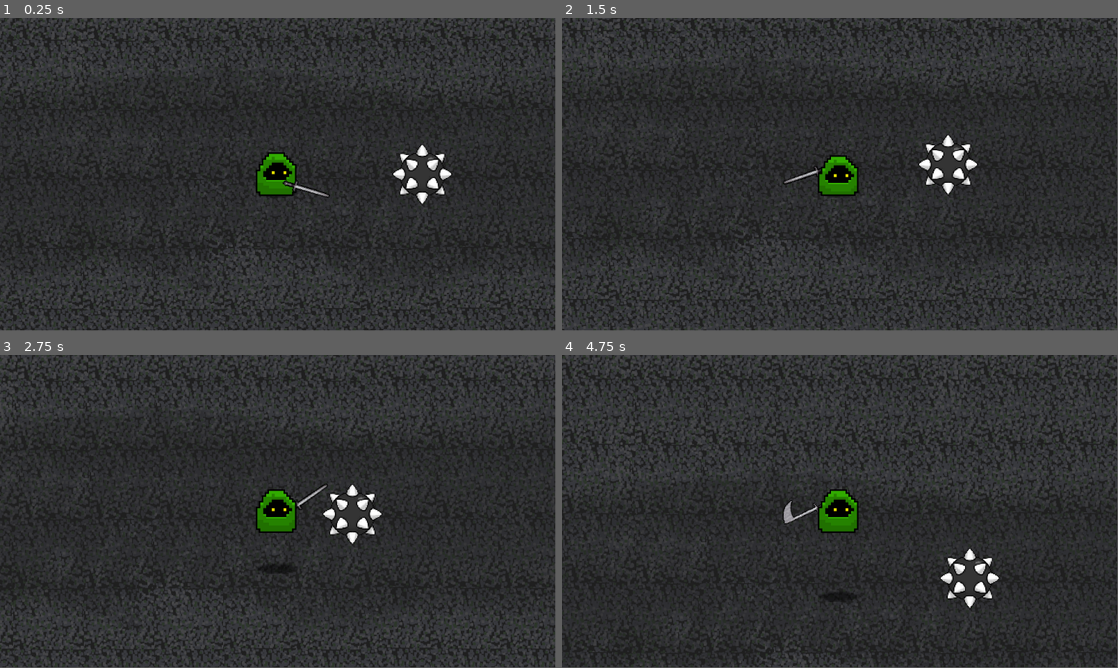
Above: before the commit, frames 1-4 (two rows, left to right).
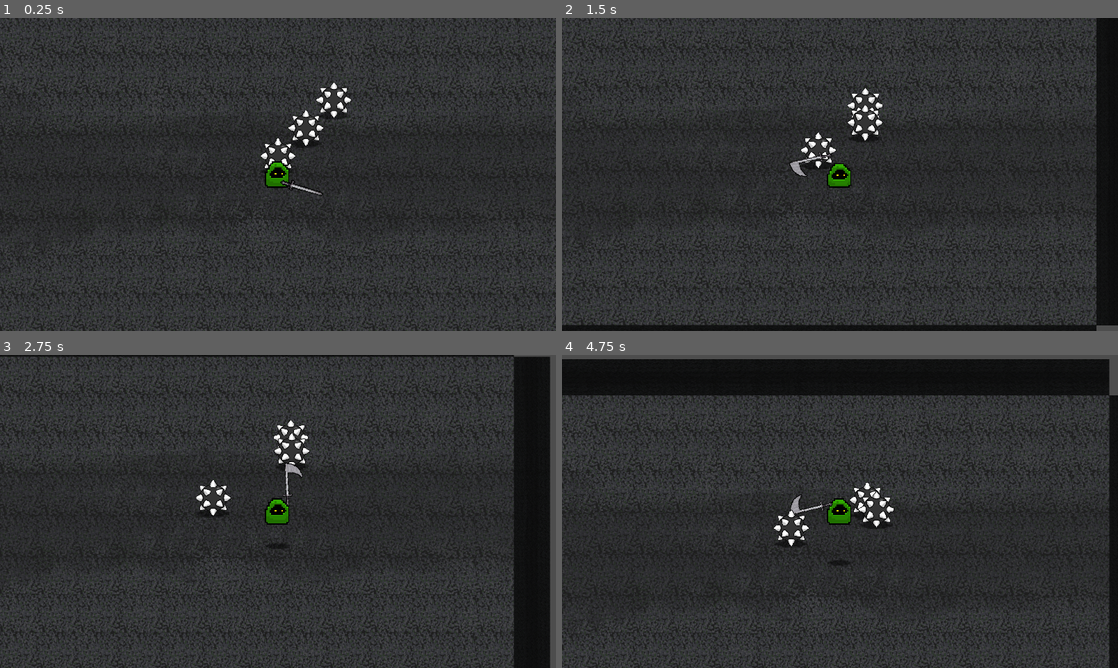
Above: after the commit, the same moments.

Repository: Deltunes/MSU-Game-Jam-2025
Game: Godot game, scene res://scenes/level.tscn
Two runs of this game, one before a commit and one after it. Both use one fixed random seed, a clock stepped at 60 frames per second and the inputs below.
Inputs (mouse positions are in pixels of both pictures, inside the frame that each line leads up to):
- Up to frame 1 (0.25 s): no input
- Up to frame 2 (1.5 s): move the mouse to (962, 158) at 0.52 s; press the mouse at (962, 158) at 0.53 s; hold D (right) 0.53-1.28 s; move the mouse to (728, 190) at 1.27 s; release the mouse at (728, 190) at 1.28 s; hold S (down) from 1.28 s (still down); click (728, 190) at 1.35 s
- Up to frame 3 (2.75 s): move the mouse to (333, 442) at 2.02 s; release S (down) at 2.03 s; press the mouse at (333, 442) at 2.03 s; hold D (right) from 2.03 s (still down); tap Space (spaceBar) at 2.1 s
- Up to frame 4 (4.75 s): move the mouse to (812, 574) at 2.77 s; release D (right) at 2.78 s; release the mouse at (812, 574) at 2.78 s; hold W (up) 2.78-3.53 s; click (812, 574) at 2.85 s; move the mouse to (1006, 558) at 3.52 s; press the mouse at (1006, 558) at 3.53 s; hold A (left) from 3.53 s (still down); move the mouse to (673, 464) at 4.27 s; release the mouse at (673, 464) at 4.28 s; tap Space (spaceBar) at 4.35 s; click (673, 464) at 4.55 s
The window is 799x449 before the commit and 800x450 after it. Grey fills any space a smaller window leaves; there, only what the larger window draws over its background counts as a difference.

The runs differ from the first frame. In frame 1, 18% of the frame differs, in the area x 0-100%, y 0-100%; in frame 2, 21%; in frame 3, 22%; in frame 4, 24%.

Commit message:
enemy knockback and deletion

Diff:
--- a/project.godot
+++ b/project.godot
@@ -13,7 +13,12 @@
 config/name="GitHubRepoTest"
 run/main_scene="res://scenes/level.tscn"
 config/features=PackedStringArray("4.1", "Forward Plus")
-config/icon="res://icon.svg"
+
+[display]
+
+window/size/viewport_width=1920
+window/size/viewport_height=1080
+window/stretch/mode="viewport"
 
 [input]
 
@@ -47,3 +52,14 @@
 "events": [Object(InputEventKey,"resource_local_to_scene":false,"resource_name":"","device":-1,"window_id":0,"alt_pressed":false,"shift_pressed":false,"ctrl_pressed":false,"meta_pressed":false,"pressed":false,"keycode":0,"physical_keycode":32,"key_label":0,"unicode":32,"echo":false,"script":null)
 ]
 }
+
+[layer_names]
+
+2d_physics/layer_1="Enviornment"
+2d_physics/layer_2="Player"
+2d_physics/layer_3="Enemy"
+2d_physics/layer_4="Weapon"
+
+[physics]
+
+2d/default_gravity_vector=Vector2(0, 0)
--- /dev/null
+++ b/scenes/enemy.tscn
@@ -0,0 +1,52 @@
+[gd_scene load_steps=7 format=3 uid="uid://bk14fyoq5jkex"]
+
+[ext_resource type="Script" path="res://scripts/enemy.gd" id="1_1vrt4"]
+[ext_resource type="Texture2D" uid="uid://cn50co70rprio" path="res://images/obstacle.png" id="1_vaors"]
+[ext_resource type="Texture2D" uid="uid://duntc3x4bw84e" path="res://images/shadow.png" id="3_5grjh"]
+[ext_resource type="PackedScene" uid="uid://cd3l21lxo6adu" path="res://scenes/hurtbox.tscn" id="4_go5ww"]
+
+[sub_resource type="RectangleShape2D" id="RectangleShape2D_6dmn8"]
+size = Vector2(30.5, 16.125)
+
+[sub_resource type="CircleShape2D" id="CircleShape2D_ehesp"]
+radius = 23.6326
+
+[node name="CharacterBody2D" type="CharacterBody2D"]
+z_index = 1
+y_sort_enabled = true
+scale = Vector2(2, 2)
+collision_layer = 4
+collision_mask = 7
+script = ExtResource("1_1vrt4")
+
+[node name="Sprite2D2" type="Sprite2D" parent="."]
+texture_filter = 1
+position = Vector2(0, -32)
+texture = ExtResource("1_vaors")
+
+[node name="ShadowSprite" type="Sprite2D" parent="."]
+z_index = -1
+texture_filter = 1
+position = Vector2(0, -30)
+scale = Vector2(2, 2)
+texture = ExtResource("3_5grjh")
+
+[node name="CollisionShape2D" type="CollisionShape2D" parent="."]
+position = Vector2(0, -10)
+shape = SubResource("RectangleShape2D_6dmn8")
+
+[node name="Hurtbox" parent="." instance=ExtResource("4_go5ww")]
+collision_layer = 4
+collision_mask = 8
+
+[node name="CollisionShape2D" parent="Hurtbox" index="0"]
+position = Vector2(0, -31)
+shape = SubResource("CircleShape2D_ehesp")
+
+[node name="Timer" type="Timer" parent="."]
+wait_time = 0.5
+one_shot = true
+
+[connection signal="area_entered" from="Hurtbox" to="." method="_on_hurtbox_area_entered"]
+
+[editable path="Hurtbox"]
--- /dev/null
+++ b/scenes/hitbox.tscn
@@ -0,0 +1,9 @@
+[gd_scene load_steps=2 format=3 uid="uid://cj1v27dsx1kpp"]
+
+[ext_resource type="Script" path="res://scripts/hitbox.gd" id="1_gd10d"]
+
+[node name="Hitbox" type="Area2D"]
+monitoring = false
+script = ExtResource("1_gd10d")
+
+[node name="CollisionShape2D" type="CollisionShape2D" parent="."]
--- /dev/null
+++ b/scenes/hurtbox.tscn
@@ -0,0 +1,6 @@
+[gd_scene format=3 uid="uid://cd3l21lxo6adu"]
+
+[node name="Hurtbox" type="Area2D"]
+monitorable = false
+
+[node name="CollisionShape2D" type="CollisionShape2D" parent="."]
--- a/scenes/level.tscn
+++ b/scenes/level.tscn
@@ -1,32 +1,23 @@
-[gd_scene load_steps=6 format=3 uid="uid://dmjg08p4ly8fd"]
+[gd_scene load_steps=6 format=3 uid="uid://4y5y45nd7uuw"]
 
-[ext_resource type="Texture2D" uid="uid://cn50co70rprio" path="res://images/obstacle.png" id="2_jm6d6"]
-[ext_resource type="Texture2D" uid="uid://cp2b7owjnyq51" path="res://images/stone.png" id="3_6lnsc"]
-[ext_resource type="PackedScene" uid="uid://shn281wsep5j" path="res://scenes/player.tscn" id="3_one2d"]
-
-[sub_resource type="CircleShape2D" id="CircleShape2D_ek4ww"]
-radius = 46.0977
+[ext_resource type="Script" path="res://scripts/level.gd" id="1_27o2w"]
+[ext_resource type="PackedScene" uid="uid://shn281wsep5j" path="res://scenes/player.tscn" id="1_l4ykr"]
+[ext_resource type="PackedScene" uid="uid://bk14fyoq5jkex" path="res://scenes/enemy.tscn" id="3_i73sn"]
+[ext_resource type="Texture2D" uid="uid://cp2b7owjnyq51" path="res://images/stone.png" id="3_xqwpe"]
 
 [sub_resource type="RectangleShape2D" id="RectangleShape2D_mf60x"]
 size = Vector2(1911.98, 180.763)
 
 [node name="Level" type="Node2D"]
+y_sort_enabled = true
 position = Vector2(-16, -45)
+script = ExtResource("1_27o2w")
 
-[node name="Player" parent="." instance=ExtResource("3_one2d")]
+[node name="Player" parent="." instance=ExtResource("1_l4ykr")]
 
-[node name="Obstacle" type="RigidBody2D" parent="."]
-position = Vector2(300, 0)
-gravity_scale = 0.0
-linear_damp = 5.0
-
-[node name="CollisionShape2D" type="CollisionShape2D" parent="Obstacle"]
-shape = SubResource("CircleShape2D_ek4ww")
-
-[node name="Sprite2D" type="Sprite2D" parent="Obstacle"]
-texture_filter = 1
-scale = Vector2(2, 2)
-texture = ExtResource("2_jm6d6")
+[node name="Enemy" parent="." instance=ExtResource("3_i73sn")]
+visible = false
+position = Vector2(160, 24)
 
 [node name="Walls" type="Node2D" parent="."]
 
@@ -93,4 +84,9 @@
 
 [node name="Floor" type="Sprite2D" parent="."]
 z_index = -10
-texture = ExtResource("3_6lnsc")
+texture = ExtResource("3_xqwpe")
+
+[editable path="Player"]
+[editable path="Player/CharacterSprite/Weapon Controller/Sword/Hitbox"]
+[editable path="Enemy"]
+[editable path="Enemy/Hurtbox"]
--- a/scenes/player.tscn
+++ b/scenes/player.tscn
@@ -1,13 +1,14 @@
-[gd_scene load_steps=13 format=3 uid="uid://shn281wsep5j"]
+[gd_scene load_steps=14 format=3 uid="uid://shn281wsep5j"]
 
 [ext_resource type="Script" path="res://scripts/characterMover.gd" id="1_u40if"]
 [ext_resource type="Texture2D" uid="uid://t40yy4dsqjfm" path="res://images/characterAnim.png" id="2_c1dx4"]
 [ext_resource type="Script" path="res://scripts/Sword.gd" id="3_8q348"]
 [ext_resource type="Texture2D" uid="uid://ccqg43q0nmwyg" path="res://images/swordAnim.png" id="4_07bb1"]
+[ext_resource type="PackedScene" uid="uid://cj1v27dsx1kpp" path="res://scenes/hitbox.tscn" id="5_65lwp"]
 [ext_resource type="Texture2D" uid="uid://duntc3x4bw84e" path="res://images/shadow.png" id="5_ipg7d"]
 
-[sub_resource type="RectangleShape2D" id="RectangleShape2D_lj501"]
-size = Vector2(6.24789, 42.388)
+[sub_resource type="RectangleShape2D" id="RectangleShape2D_hfh1x"]
+size = Vector2(34.8635, 246.026)
 
 [sub_resource type="Animation" id="Animation_7c1vc"]
 length = 0.001
@@ -58,6 +59,18 @@
 "transitions": PackedFloat32Array(1),
 "update": 1,
 "values": [0]
+}
+tracks/4/type = "value"
+tracks/4/imported = false
+tracks/4/enabled = true
+tracks/4/path = NodePath("CharacterSprite/Weapon Controller/Sword/Hitbox:monitorable")
+tracks/4/interp = 1
+tracks/4/loop_wrap = true
+tracks/4/keys = {
+"times": PackedFloat32Array(0),
+"transitions": PackedFloat32Array(1),
+"update": 1,
+"values": [false]
 }
 
 [sub_resource type="Animation" id="Animation_aws26"]
@@ -130,6 +143,18 @@
 "update": 0,
 "values": [-1.309, -1.8326, -2.35619, -2.87979, -2.35619, -1.8326, -1.309]
 }
+tracks/2/type = "value"
+tracks/2/imported = false
+tracks/2/enabled = true
+tracks/2/path = NodePath("CharacterSprite/Weapon Controller/Sword/Hitbox:monitorable")
+tracks/2/interp = 1
+tracks/2/loop_wrap = true
+tracks/2/keys = {
+"times": PackedFloat32Array(0, 1),
+"transitions": PackedFloat32Array(1, 1),
+"update": 1,
+"values": [true, false]
+}
 
 [sub_resource type="AnimationLibrary" id="AnimationLibrary_2ty12"]
 _data = {
@@ -140,10 +165,14 @@
 }
 
 [sub_resource type="RectangleShape2D" id="RectangleShape2D_pj3io"]
-size = Vector2(240, 283.833)
+size = Vector2(240, 57.1665)
 
 [node name="CharacterBody2D" type="CharacterBody2D"]
+z_index = 1
+y_sort_enabled = true
 scale = Vector2(0.3, 0.3)
+collision_layer = 2
+collision_mask = 5
 script = ExtResource("1_u40if")
 
 [node name="CharacterSprite" type="Sprite2D" parent="."]
@@ -152,10 +181,8 @@
 texture = ExtResource("2_c1dx4")
 hframes = 2
 
-[node name="Camera2D" type="Camera2D" parent="CharacterSprite"]
-scale = Vector2(0.2, 0.2)
-
 [node name="Weapon Controller" type="Node2D" parent="CharacterSprite"]
+y_sort_enabled = true
 scale = Vector2(0.1, 0.1)
 script = ExtResource("3_8q348")
 
@@ -163,18 +190,24 @@
 texture_filter = 1
 position = Vector2(50, 0)
 rotation = -1.309
-scale = Vector2(5, 5)
+scale = Vector2(7.5, 7.5)
 texture = ExtResource("4_07bb1")
 centered = false
 offset = Vector2(-40, 0)
 hframes = 3
 
-[node name="Hitbox" type="Area2D" parent="CharacterSprite/Weapon Controller/Sword"]
-scale = Vector2(1.15, 1.15)
-
-[node name="CollisionShape2D" type="CollisionShape2D" parent="CharacterSprite/Weapon Controller/Sword/Hitbox"]
-position = Vector2(-11.3705, 36.7041)
-shape = SubResource("RectangleShape2D_lj501")
+[node name="Hitbox" parent="CharacterSprite/Weapon Controller/Sword" instance=ExtResource("5_65lwp")]
+scale = Vector2(0.2, 0.2)
+collision_layer = 8
+collision_mask = 4
+monitorable = false
+
+[node name="CollisionShape2D" parent="CharacterSprite/Weapon Controller/Sword/Hitbox" index="0"]
+position = Vector2(-65.989, 210.933)
+shape = SubResource("RectangleShape2D_hfh1x")
+
+[node name="Camera2D" type="Camera2D" parent="CharacterSprite"]
+scale = Vector2(0.2, 0.2)
 
 [node name="ShadowSprite" type="Sprite2D" parent="."]
 z_index = -1
@@ -194,6 +227,8 @@
 "": SubResource("AnimationLibrary_2ty12")
 }
 
-[node name="CollisionShape2D" type="CollisionShape2D" parent="."]
-position = Vector2(-12, 5.25)
+[node name="WallCollider" type="CollisionShape2D" parent="."]
+position = Vector2(-10, 120)
 shape = SubResource("RectangleShape2D_pj3io")
+
+[editable path="CharacterSprite/Weapon Controller/Sword/Hitbox"]
--- a/scripts/Sword.gd
+++ b/scripts/Sword.gd
@@ -15,7 +15,7 @@
 	var mouseAng = mousePos.angle() / PI * 180
 	$".".rotation_degrees = mouseAng;
 
-	if (mouseAng < -30 || mouseAng > 120):
-		$".".z_index = -1
-	elif (mouseAng >= -30 && mouseAng <= 120):
-		$".".z_index = 1
+	#if (mouseAng < -30 || mouseAng > 120):
+	#	$".".z_index = -1
+	#elif (mouseAng >= -30 && mouseAng <= 120):
+	#	$".".z_index = 1
--- a/scripts/characterMover.gd
+++ b/scripts/characterMover.gd
@@ -1,6 +1,6 @@
 extends CharacterBody2D
 
-var inAir = false;
+var inAir = false
 
 func _physics_process(_delta):
 	# Player Movement
@@ -9,7 +9,7 @@
 	velocity = direction * speed
 
 	# Weapon Attack
-	if (Input.is_action_just_pressed("leftClick")):
+	if (Input.is_action_pressed("leftClick") && !$WeaponAnimation.is_playing()):
 		$WeaponAnimation.play("swordSwipe")
 
 	# Is Player in Air?
--- /dev/null
+++ b/scripts/enemy.gd
@@ -0,0 +1,27 @@
+extends CharacterBody2D
+
+@export var speed = 100
+var health = 100
+var hitSpeed = 500
+
+func _on_hurtbox_area_entered(hitbox):
+
+	var damage = hitbox.damage
+	self.health -= damage
+	print("Enemy hit!")
+	$Timer.start()
+
+func _physics_process(_delta):
+	if ($Timer.is_stopped()):
+		hitSpeed = 500
+		var direction = Vector2($"../Player".position.x - $".".position.x, $"../Player".position.y - $".".position.y).normalized()
+		velocity = direction * speed
+	else:
+		var mousePos = $"../Player".get_local_mouse_position().normalized()
+		velocity = mousePos * hitSpeed
+		hitSpeed *= 0.9
+
+	if (health <= 0):
+		self.queue_free()
+
+	move_and_slide()
--- /dev/null
+++ b/scripts/hitbox.gd
@@ -0,0 +1,2 @@
+extends Area2D
+@export var damage: int = 10;
--- /dev/null
+++ b/scripts/level.gd
@@ -0,0 +1,18 @@
+extends Node2D
+
+
+# Called when the node enters the scene tree for the first time.
+func _ready():
+	var enemyScene = preload("res://scenes/enemy.tscn")
+	var enemyNum = 3
+	for i in enemyNum:
+		var instance = enemyScene.instantiate()
+		instance.position.x = i * 100
+		instance.position.y = -i * 100
+		instance.speed = i * 20
+		add_child(instance)
+
+
+# Called every frame. 'delta' is the elapsed time since the previous frame.
+func _process(_delta):
+	pass
Not shown: 4 places in scenes/level.tscn that only renumber resources
